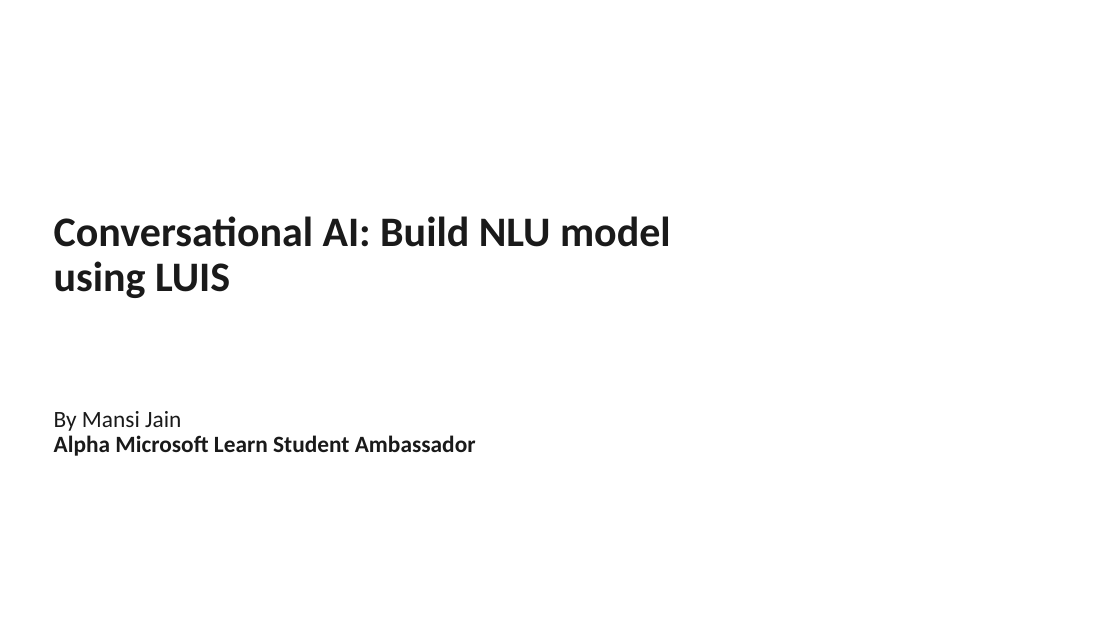
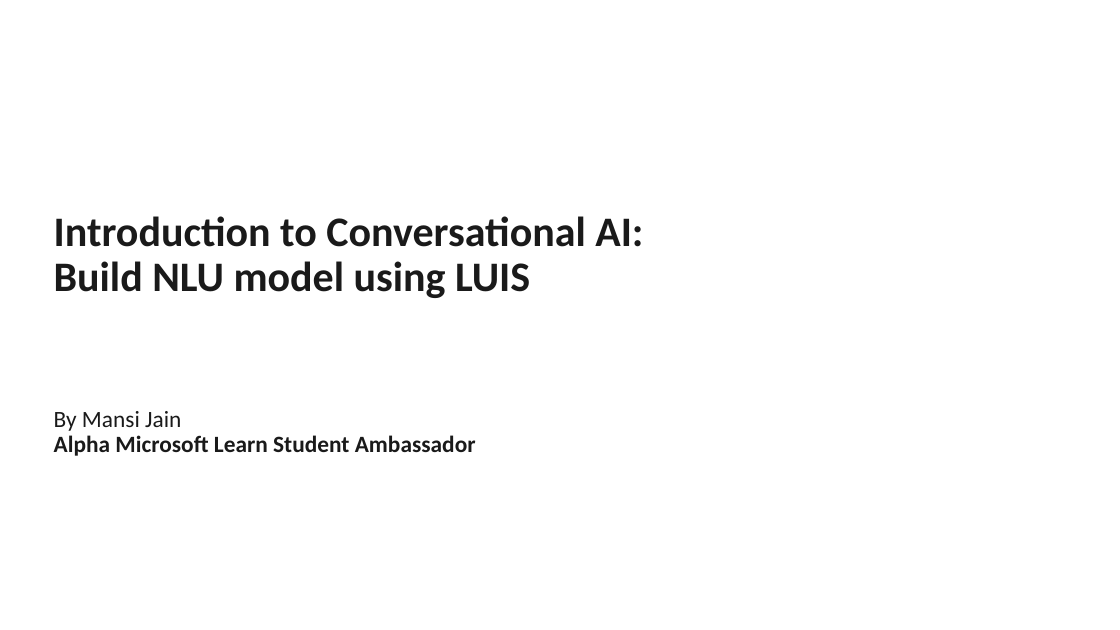
Before and after one commit to mansijain014/HR-Bot, a slide deck: slide 1 of Slide Deck/Conversational AI Build NLU model using LUIS(MLSA).pptx. Drawn at 1120x630 pixels with LibreOffice and Linux fonts; fonts in the diff are those of the drawing; background and template pictures are left out. Boxes give left, top, right and bottom in pixels: in the first picture for what was removed or moved away, otherwise in the second. Text is boxed around its words. In the diff, an @@ line names an element or a change of style, - is before the commit and + after.

```diff
--- a/Slide Deck/Conversational AI Build NLU model using LUIS(MLSA).pptx
+++ b/Slide Deck/Conversational AI Build NLU model using LUIS(MLSA).pptx
@@ title at [54,216,643,298]: text changed @@
-Conversational AI: Build NLU model
-using LUIS
+Introduction to Conversational AI:
+Build NLU model using LUIS
```
Also in this commit, not shown: 6 other slides changed, 2 slides added, 1 slide removed, 4 other files.
